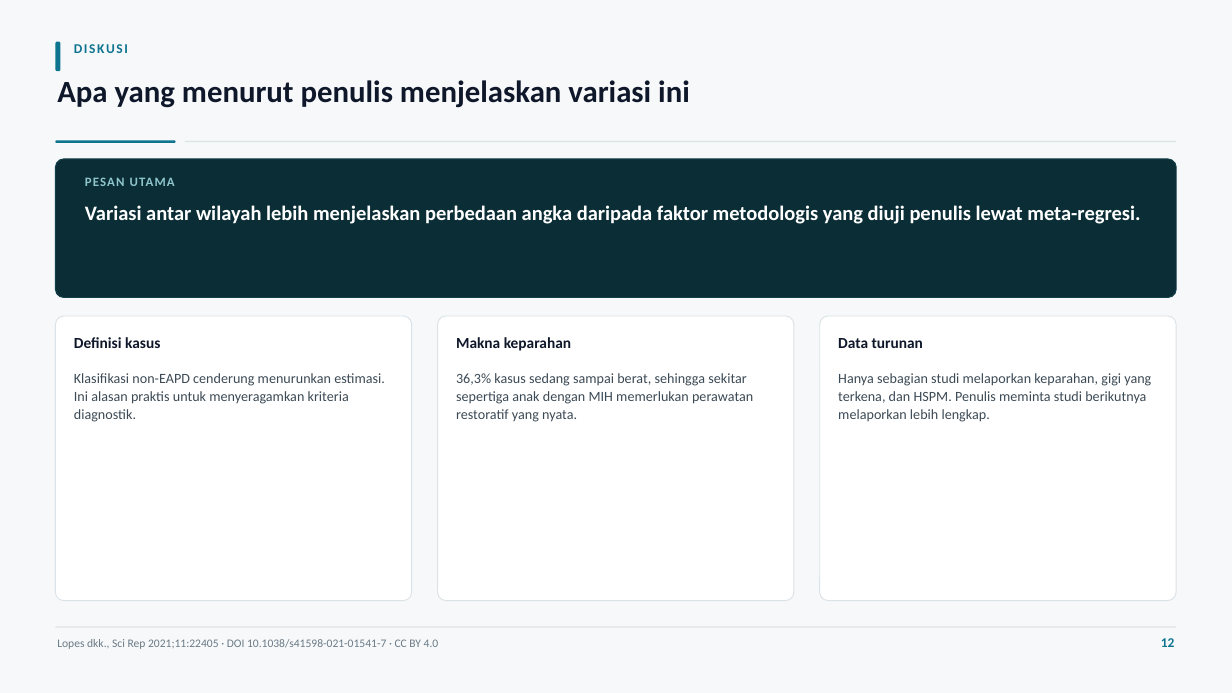
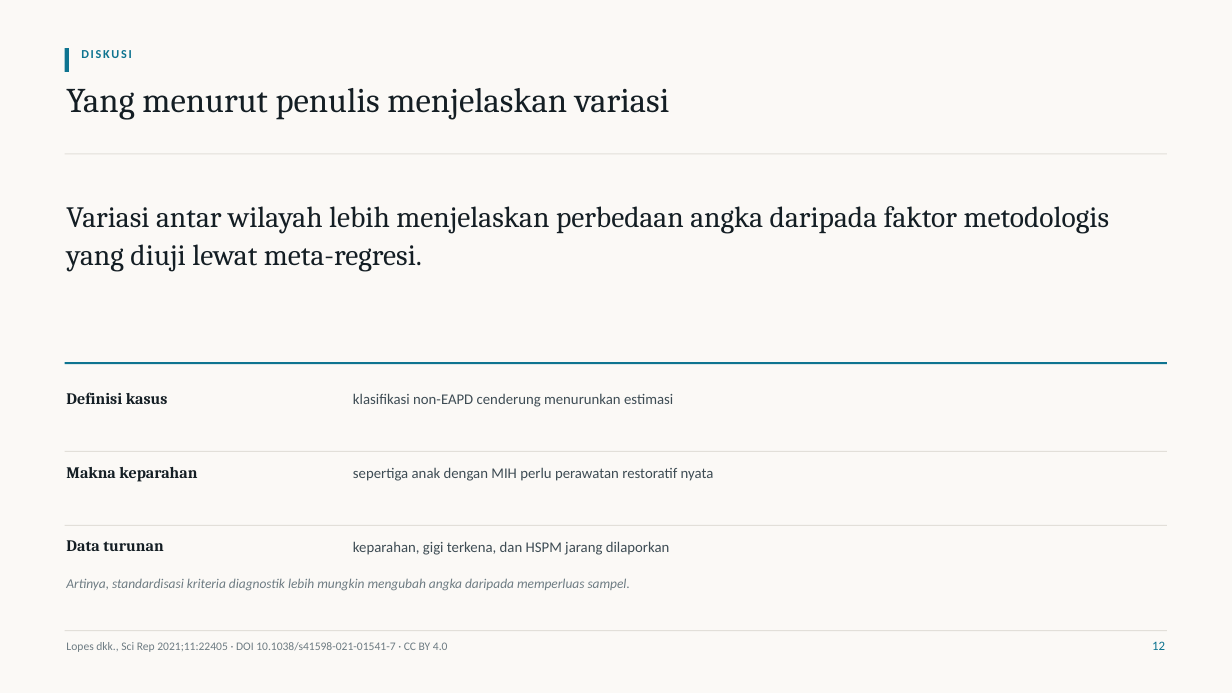
Before and after one commit to maskchanel14-source/agents, a slide deck: slide 12 of research/pediatric-dentistry-2021-2026/deck-mih-lopes-2021/Presentasi-Jurnal-MIH-Lopes-2021.pptx. Drawn at 1232x693 pixels with LibreOffice and Linux fonts; fonts in the diff are those of the drawing. Boxes give left, top, right and bottom in pixels: in the first picture for what was removed or moved away, otherwise in the second. Text is boxed around its words. In the diff, an @@ line names an element or a change of style, - is before the commit and + after.

```diff
--- a/research/pediatric-dentistry-2021-2026/deck-mih-lopes-2021/Presentasi-Jurnal-MIH-Lopes-2021.pptx
+++ b/research/pediatric-dentistry-2021-2026/deck-mih-lopes-2021/Presentasi-Jurnal-MIH-Lopes-2021.pptx
@@ rectangle at (0, 0, 1232, 693): fill #F6F8F9 to #FBF9F6 @@
@@ rectangle: place and size @@
-rectangle at (55, 42, 61, 71)
+rectangle at (65, 48, 68, 72)
@@ rectangle at (65, 48, 68, 72): rounded rectangle to rectangle @@
@@ text "DISKUSI": place and size @@
-text "DISKUSI" at (74, 44, 128, 53)
+text "DISKUSI" at (81, 50, 132, 58)
@@ text "DISKUSI" at (81, 50, 132, 58): size 10.5 to 9.5 pt, letter spacing 1.3 to 1.4 pt @@
@@ text at (66, 88, 670, 120): text changed; size 24 to 27 pt; font Calibri to Cambria; text colour #0F172A to #141E24; bold off @@
-Apa yang menurut penulis menjelaskan variasi ini
+Yang menurut penulis menjelaskan variasi
@@ rounded rectangle removed at (55, 140, 176, 143) @@
@@ rounded rectangle removed at (185, 140, 1177, 141) @@
@@ rounded rectangle removed at (55, 159, 1177, 298) @@
@@ rectangle added at (65, 153, 1167, 154), fill #E2DFD9 @@
@@ text removed at (85, 177, 175, 186) @@
-PESAN UTAMA
@@ text at (66, 206, 1110, 272): text changed; size 16 to 23 pt; font Calibri to Cambria; text colour #FFFFFF to #141E24; bold off @@
-Variasi antar wilayah lebih menjelaskan perbedaan angka daripada faktor metodologis yang diuji penulis lewat meta-regresi.
+Variasi antar wilayah lebih menjelaskan perbedaan angka daripada faktor metodologis yang diuji lewat meta-regresi.
@@ rounded rectangle removed at (55, 316, 412, 601) @@
@@ rounded rectangle removed at (438, 316, 795, 601) @@
@@ rounded rectangle removed at (820, 316, 1177, 601) @@
@@ text "Definisi kasus": place and size @@
-text "Definisi kasus" at (74, 337, 160, 348)
+text "Definisi kasus" at (66, 392, 168, 404)
@@ rectangle added at (65, 362, 1167, 364), fill #0E7490 @@
@@ text removed at (838, 373, 1151, 422) @@
-Hanya sebagian studi melaporkan keparahan, gigi yang terkena, dan HSPM. Penulis meminta studi berikutnya melaporkan lebih lengkap.
@@ text at (353, 393, 673, 407): text changed; size 11 to 11.5 pt; text colour #3C4A55 to #3E4C54 @@
-Klasifikasi non-EAPD cenderung menurunkan estimasi. Ini alasan praktis untuk menyeragamkan kriteria diagnostik.
+klasifikasi non-EAPD cenderung menurunkan estimasi
@@ text "Makna keparahan": place and size @@
-text "Makna keparahan" at (456, 337, 571, 351)
+text "Makna keparahan" at (66, 467, 197, 482)
@@ rectangle added at (65, 451, 1167, 452), fill #E2DFD9 @@
@@ text at (353, 467, 714, 481): text changed; size 11 to 11.5 pt; text colour #3C4A55 to #3E4C54 @@
-36,3% kasus sedang sampai berat, sehingga sekitar sepertiga anak dengan MIH memerlukan perawatan restoratif yang nyata.
+sepertiga anak dengan MIH perlu perawatan restoratif nyata
@@ size 12 to 12.5 pt, font Calibri to Cambria, text colour #0F172A to #141E24 in 3 elements at (66, 392, 168, 404), (66, 467, 197, 482), (66, 540, 163, 551) @@
@@ text "Data turunan": place and size @@
-text "Data turunan" at (838, 338, 923, 348)
+text "Data turunan" at (66, 540, 163, 551)
@@ rectangle added at (65, 525, 1167, 526), fill #E2DFD9 @@
@@ text added at (353, 541, 670, 555), 11.5 pt, text #3E4C54 @@
+keparahan, gigi terkena, dan HSPM jarang dilaporkan
@@ text added at (66, 578, 630, 590), 10.5 pt, text #6E7C83, italic @@
+Artinya, standardisasi kriteria diagnostik lebih mungkin mengubah angka daripada memperluas sampel.
@@ rounded rectangle removed at (55, 627, 1177, 628) @@
@@ text "Lopes dkk., Sci Rep 2021;11:22405 ...": place and size @@
-text "Lopes dkk., Sci Rep 2021;11:22405 ..." at (57, 639, 439, 649)
+text "Lopes dkk., Sci Rep 2021;11:22405 ..." at (66, 642, 448, 652)
@@ text "Lopes dkk., Sci Rep 2021;11:22405 ..." at (66, 642, 448, 652): text colour #6B7B87 to #6E7C83 @@
@@ rectangle added at (65, 630, 1167, 631), fill #E2DFD9 @@
@@ text "12": place and size @@
-text "12" at (1161, 638, 1175, 647)
+text "12" at (1152, 641, 1165, 650)
@@ text "12" at (1152, 641, 1165, 650): size 10.5 to 10 pt, bold off @@
```
Also in this commit, not shown: 13 other slides changed, 1 slide added, 1 slide removed, 31 other files.
